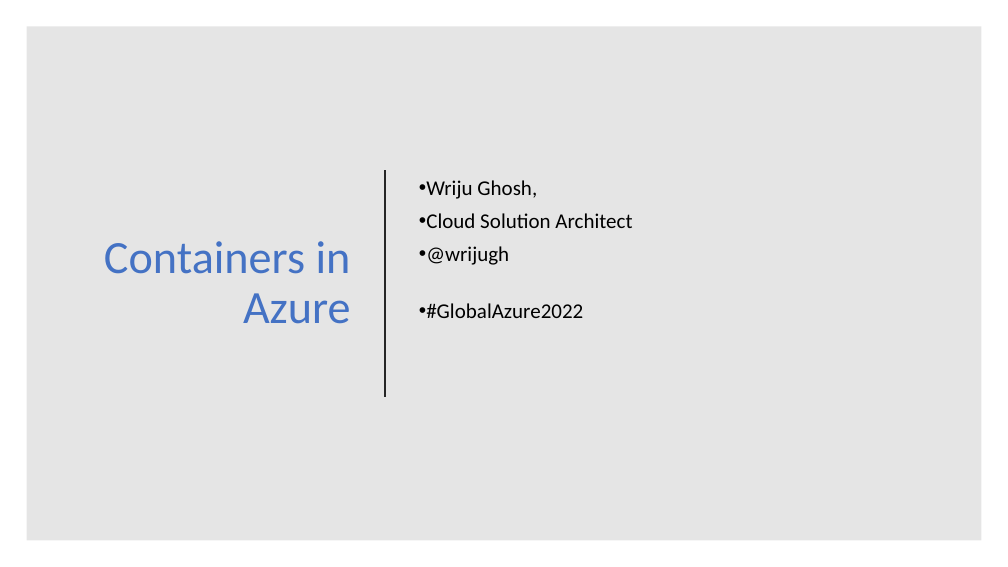
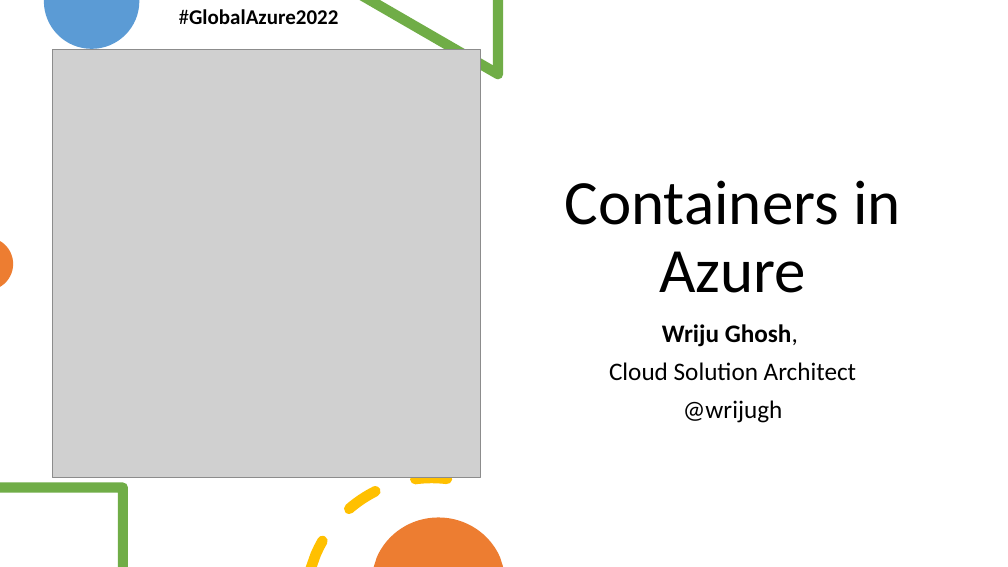
Before and after one commit to wrijugh/techtalks, a slide deck: slide 1 of slides/Containers in Azure - Global Azure 2022.pptx. Drawn at 1008x567 pixels with LibreOffice and Linux fonts; fonts in the diff are those of the drawing; grey boxes stand for pictures. Boxes give left, top, right and bottom in pixels: in the first picture for what was removed or moved away, otherwise in the second. Text is boxed around its words. In the diff, an @@ line names an element or a change of style, - is before the commit and + after.

```diff
--- a/slides/Containers in Azure - Global Azure 2022.pptx
+++ b/slides/Containers in Azure - Global Azure 2022.pptx
@@ rectangle removed at box(26, 26, 982, 541) @@
@@ freeform shape added at box(44, 0, 139, 49), fill #5B9BD5 @@
@@ text "#GlobalAzure2022": place and size @@
-text "#GlobalAzure2022" at box(426, 303, 583, 318)
+text "#GlobalAzure2022" at box(179, 9, 339, 24)
@@ text "#GlobalAzure2022" at box(179, 9, 339, 24): bold on; bullet • to none @@
@@ freeform shape added at box(360, 0, 504, 79), fill #70AD47 @@
@@ picture added at box(52, 49, 480, 477) @@
@@ title "Containers in Azure": place and size @@
-title "Containers in Azure" at box(104, 241, 351, 324)
+title "Containers in Azure" at box(565, 180, 901, 293)
@@ title "Containers in Azure" at box(565, 180, 901, 293): size 44 to 60 pt, text colour #4472C4 to #000000; alignment right to centre; vertical alignment middle to bottom @@
@@ line removed from (385, 170) to (385, 397) @@
@@ freeform shape added at box(0, 241, 13, 287), fill #ED7D31 @@
@@ subtitle "Wriju Ghosh,": place and size @@
-subtitle "Wriju Ghosh," at box(426, 180, 632, 265)
+subtitle "Wriju Ghosh," at box(609, 324, 856, 423)
@@ subtitle "Wriju Ghosh," at box(609, 324, 856, 423): size 20 to 24 pt; bold on in "Wriju Ghosh,"; alignment left to centre; bullet • to none; vertical alignment bottom to top @@
@@ freeform shape added at box(306, 473, 452, 567), fill #FFC000 @@
@@ freeform shape added at box(0, 482, 128, 567), fill #70AD47 @@
@@ freeform shape added at box(374, 517, 503, 567), fill #ED7D31 @@
```
Also in this commit, not shown: 1 other slide changed, 1 slide added, 1 slide removed.
